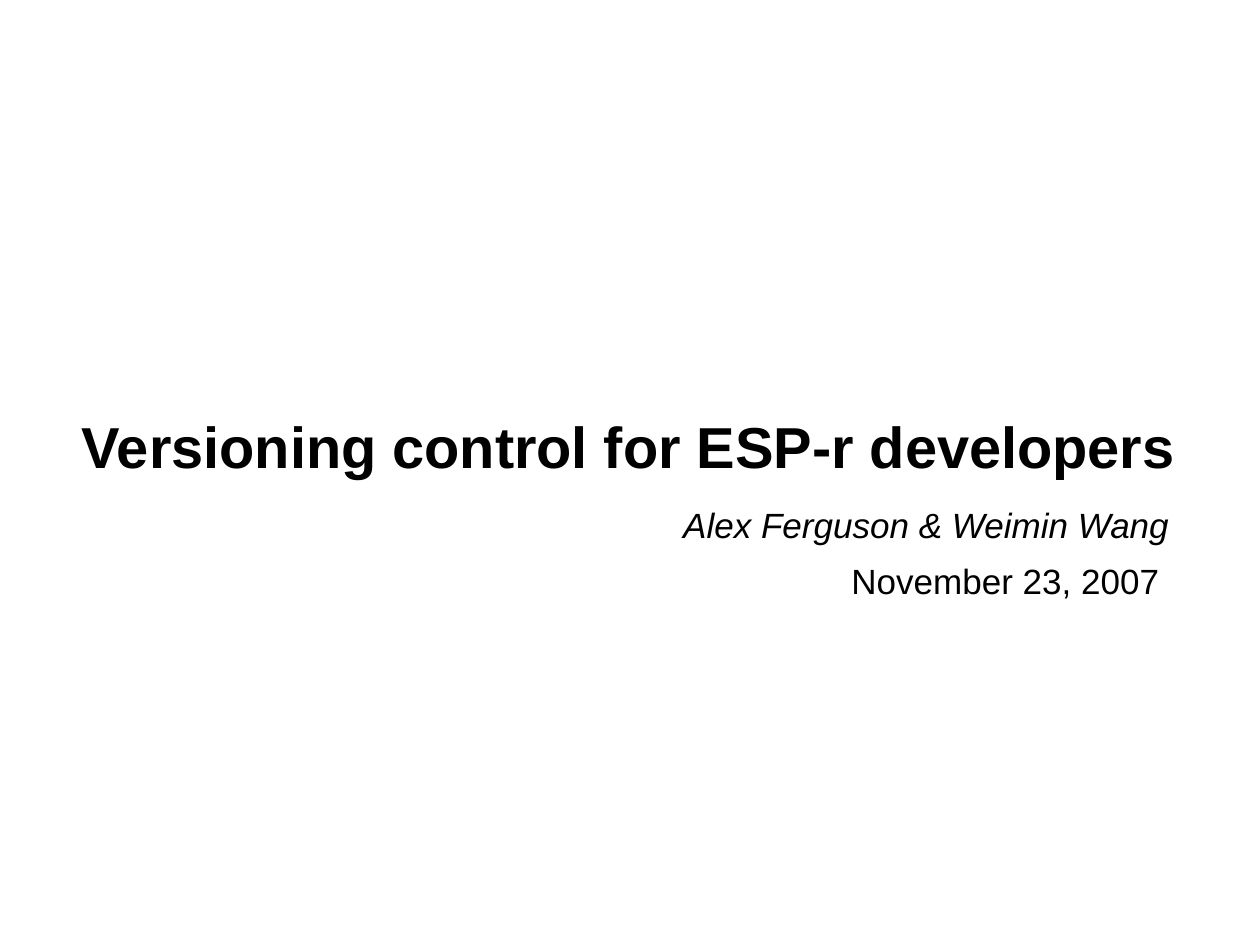
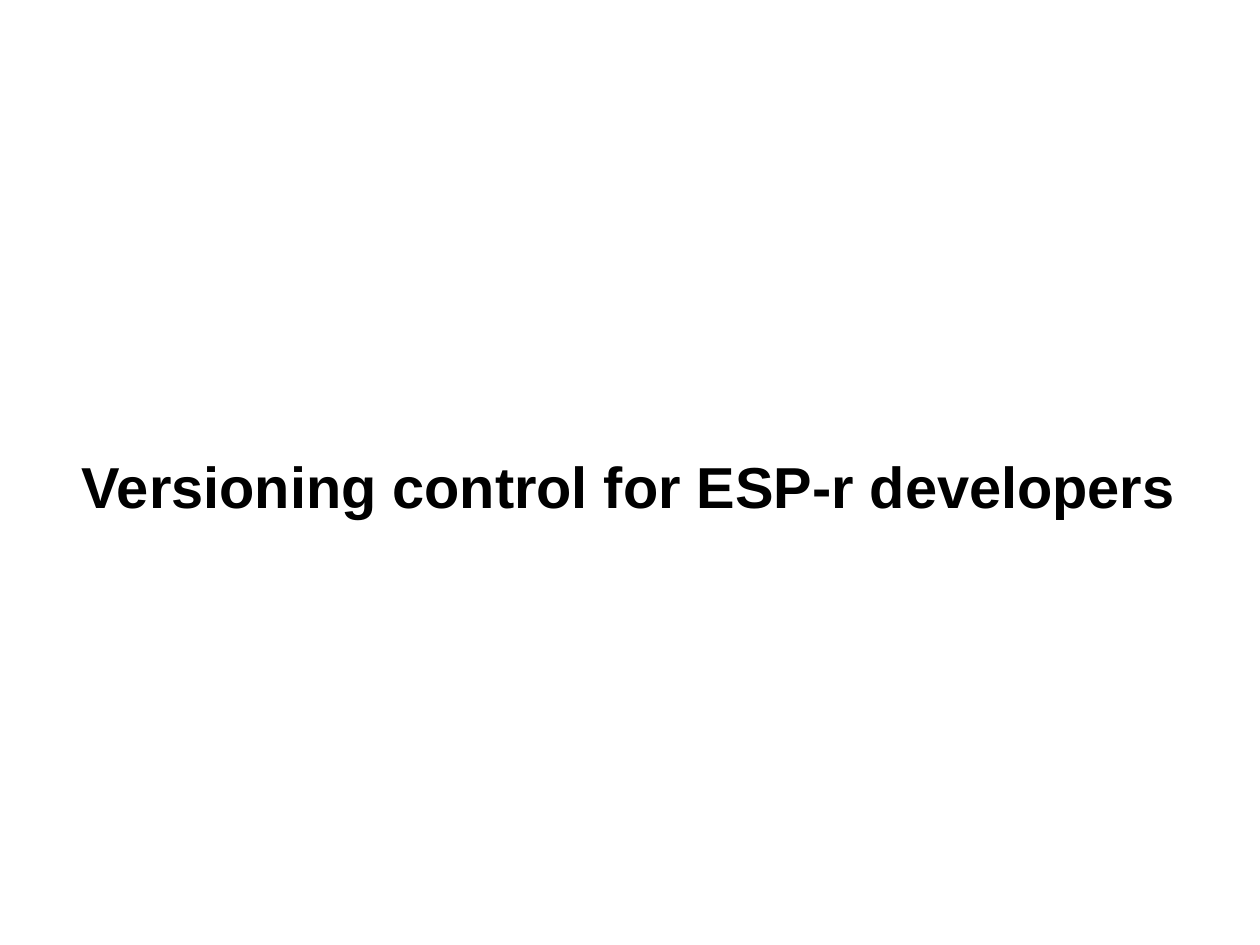
Before and after one commit to ESP-rCommunity/ESPrExtras, a slide deck: slide 1 of training/NRCan_course_materials/svn_tutorial/ESP-r_source_code.ppt. Drawn at 1260x945 pixels with LibreOffice and Linux fonts; fonts in the diff are those of the drawing; background and template pictures are left out. Boxes give left, top, right and bottom in pixels: in the first picture for what was removed or moved away, otherwise in the second. Text is boxed around its words. In the diff, an @@ line names an element or a change of style, - is before the commit and + after.

```diff
--- a/training/NRCan_course_materials/svn_tutorial/ESP-r_source_code.ppt
+++ b/training/NRCan_course_materials/svn_tutorial/ESP-r_source_code.ppt
@@ title "Versioning control for ESP-r developers": place and size @@
-title "Versioning control for ESP-r developers" at (82, 426, 1175, 478)
+title "Versioning control for ESP-r developers" at (82, 466, 1175, 518)
@@ subtitle removed at (683, 512, 1169, 599) @@
-Alex Ferguson & Weimin Wang
-November 23, 2007
```
Also in this commit, not shown: 1 slide added.
